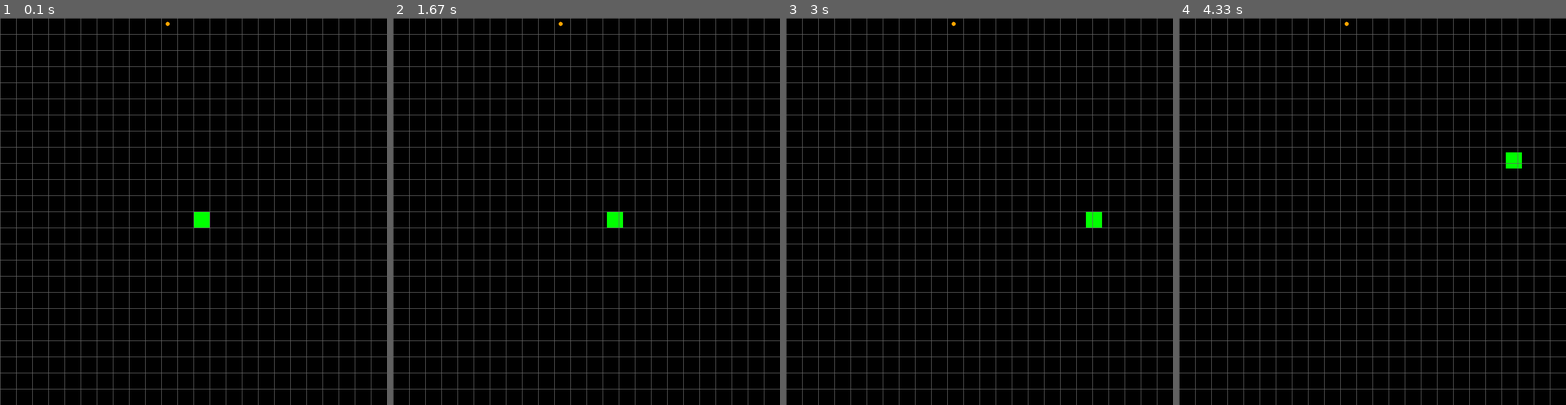
Above: before the commit, frames 1-4 (left to right).
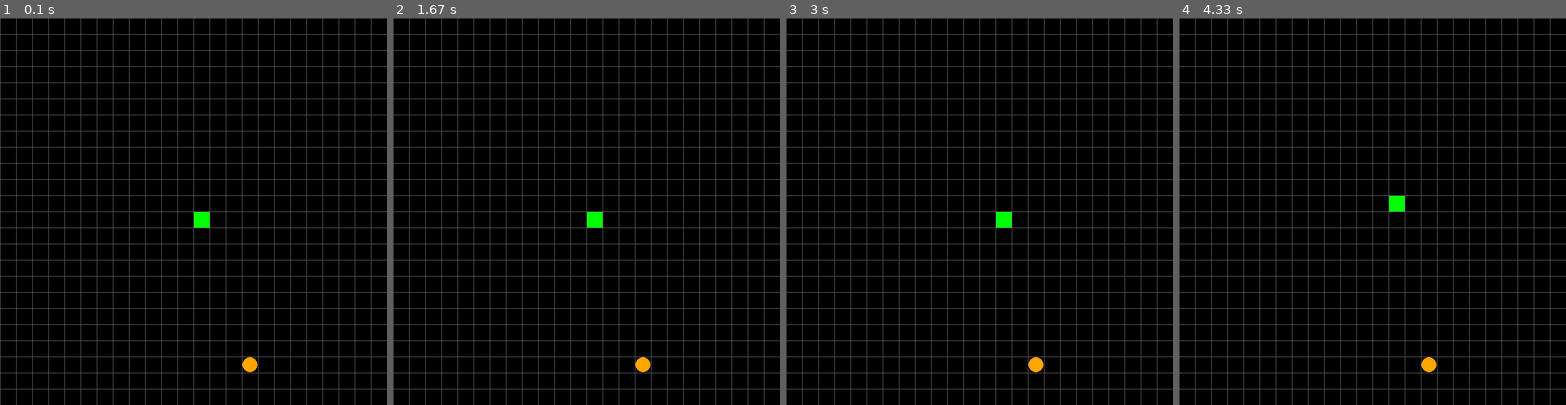
Above: after the commit, the same moments.

Repository: emmyan99/LearningPyGame
Game: pygame game, started from snake.py
Two runs of this game, one before a commit and one after it. Both use one fixed random seed, a clock stepped at 60 frames per second and the inputs below.
Inputs:
- Up to frame 1 (0.1 s): no input
- Up to frame 2 (1.67 s): hold D from 1.33 s (still down)
- Up to frame 3 (3 s): release D at 1.8 s
- Up to frame 4 (4.33 s): hold W 3.4-3.87 s

The runs differ from the first frame. In frame 1, 0.1% of the frame differs, in the area x 42-67%, y 0-92%; in frame 2, 0.4%; in frame 3, 0.4%; in frame 4, 0.4%.

Commit message:
snap to grid, food placement

Diff:
--- a/snake.py
+++ b/snake.py
@@ -1,9 +1,7 @@
 import pygame
 import random
 
-#TODO: SNAP SNAKE TO GRID
-#TODO: FIX FOOD PLACEMENT ON GRID
-#TODO: INCREMENT SIZE OF SNAKE
+#TODO: INCREMENT SIZE OF SNAKE, REMOVE UNION AND USE SEVERAL RECTANGLES
 #TODO: FIX MOVEMENT OF LARGER SNAKE
 #TODO: COLLISION WITH SELF
 #TODO: FIX SNAKE AUTOMATIC MOVEMENT
@@ -14,50 +12,49 @@
     pygame.init()
 
     screen = pygame.display.set_mode((720, 720))
-    clock = pygame.time.Clock()
     running = True
-    dt = 0
     score = 0
     screen.fill("black")
     snake = pygame.draw.rect(screen, "green", (360, 360, 30, 30), 0)
-    food = pygame.draw.circle(screen, "orange", (random.randint(0,720), random.randint(0,720)), 4)
+    foodX = 15+(30*(random.randint(0,23)))
+    foodY = 15+(30*(random.randint(0,23)))
+    food = pygame.draw.circle(screen, "orange", (foodX, foodY), 6)
     moving = False
-    #speed = 1
     lastDir = (0,0)
+    iterationCounter = 0
+    EASY = 60
+    MEDIUM = 40
+    HARD = 20
+    difficulty = EASY
 
     while running:
         for event in pygame.event.get():
             if event.type == pygame.QUIT:
                 running = False
 
+        iterationCounter +=1
+
         # wipe last frame
         screen.fill("black")
 
-        food = pygame.draw.circle(screen, "orange", (food.centerx, food.centery), 4)
+        food = pygame.draw.circle(screen, "orange", (food.centerx, food.centery), 14)
         snake = pygame.draw.rect(screen, "green", (snake.left, snake.top, snake.width, snake.height), 0)
 
         keys = pygame.key.get_pressed()
-        if any(keys) == True:
-            moving = True
+        moving = True
 
         if moving == True:
-            snake, lastDir = snakeMovement(keys, snake, lastDir)
+            if iterationCounter % difficulty == 0:
+                snake, lastDir = snakeMovement(keys, snake, lastDir)
 
         edgeCollision(snake.left, snake.right, snake.top, snake.bottom)
         score, snake = foodCollision(snake, food, score, screen)
-        #print(type(snake))
         drawGrid(screen)
 
         # flip() the display to put your work on screen
         pygame.display.flip()
 
-        # limits FPS to 60
-        # dt is delta time in seconds since last frame, used for framerate-
-        # independent physics.
-        dt = clock.tick(60) / 1000
-
         #TODO FIX SCORE VIEW
-        # show current score in title
         scoreMsg = "Current score: " + str(score)
         pygame.display.set_caption(scoreMsg)
 
@@ -71,15 +68,19 @@
 def foodCollision(snake, food, score, screen):
     if snake.colliderect(food):
         foodSpawn(food)
-        snake = snakeGrowth(snake, screen)
+        snake = snakeGrowth(snake, screen, food)
         score += 100
     return score, snake
 
 def foodSpawn(food):
-    food.move_ip(random.randint(-(food.centerx), 720-(food.centerx)), random.randint(-(food.centery), 720-(food.centery)))
+    foodX = 15+(30*(random.randint(0,23)))
+    foodY = 15+(30*(random.randint(0,23)))
+    food.move_ip(foodX, foodY)
 
-def snakeGrowth(snake, screen):
-    tail = pygame.draw.rect(screen, "green", ((snake.left-snake.width), (snake.top+snake.height), snake.width, snake.height), 0)
+#TO BE CHANGED
+#Add new rect at end of snake, somehow make them move together
+def snakeGrowth(snake, screen, food):
+    tail = pygame.draw.rect(screen, "green", (food.centerx-60, food.centery-60, 30, 30), 0)
     snake = snake.union(tail)
 
 def drawGrid(screen):
@@ -92,13 +93,13 @@
     #TODO FIX KEY PRIORITY
     dx, dy = 0, 0
     if keys[pygame.K_a]:
-        dx -= 2
+        dx -= 30
     elif keys[pygame.K_d]:
-        dx += 2
+        dx += 30
     elif keys[pygame.K_w]:
-        dy -= 2
+        dy -= 30
     elif keys[pygame.K_s]:
-        dy += 2
+        dy += 30
     else:
         (dx,dy) = lastDir
     snake.move_ip(dx, dy)
